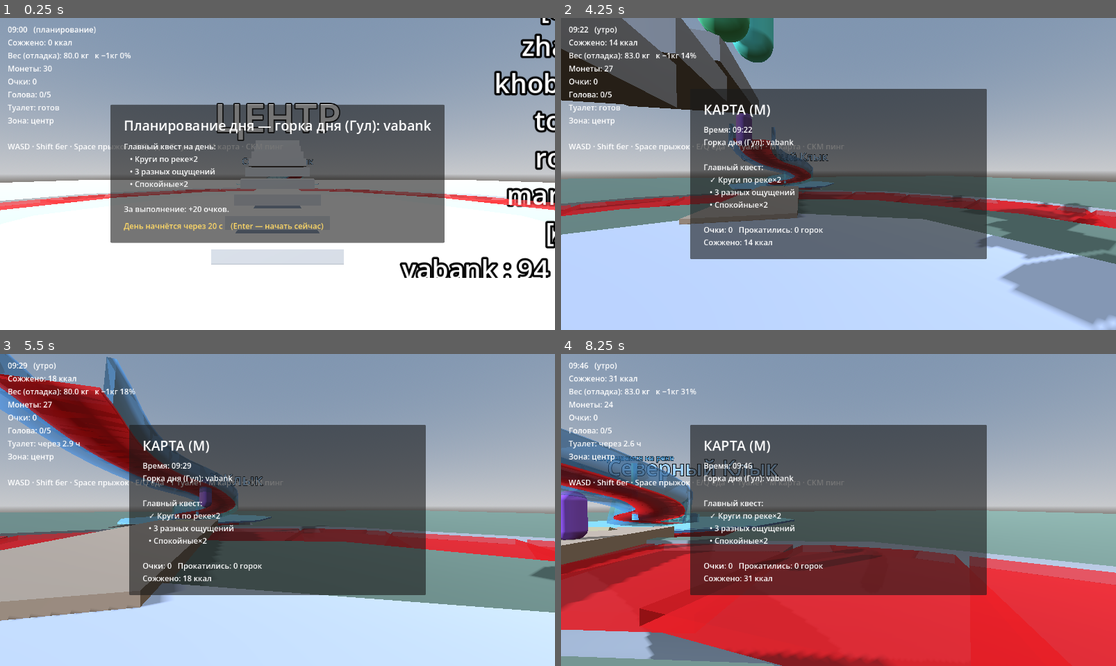
Above: before the commit, frames 1-4 (two rows, left to right).
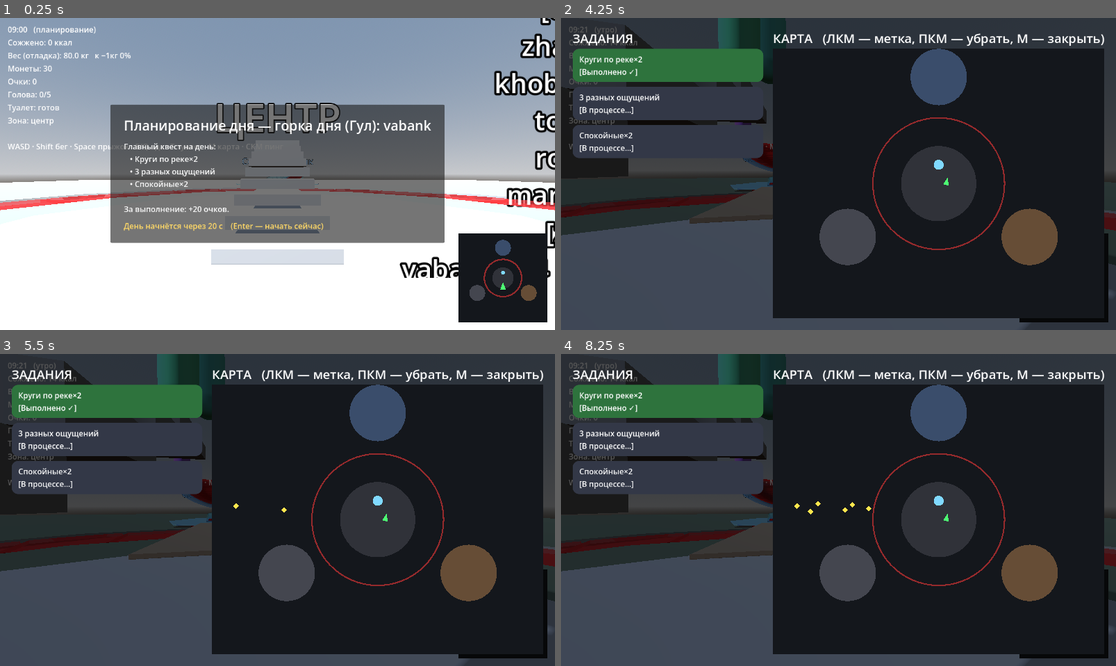
Above: after the commit, the same moments.

Repository: evangelipeep/Red-Wave
Game: Godot game, scene res://world/ParkGreybox.tscn
Two runs of this game, one before a commit and one after it. Both use one fixed random seed, a clock stepped at 60 frames per second and the inputs below. The project has no main scene, so this scene is started directly.
Inputs (mouse positions are in pixels of both pictures, inside the frame that each line leads up to):
- Up to frame 1 (0.25 s): no input
- Up to frame 2 (4.25 s): tap Enter (ui_accept) at 0.5, 0.6, 1.55, 2.3, 3.05, 3.8 s; move the mouse to (960, 158) at 0.52 s; hold D (move_right) 0.53-1.28 s; click (960, 158) at 0.67 s; tap Space (jump) at 0.77, 1.52, 3.02, 3.77 s; move the mouse to (810, 174) at 1.27 s; hold W (move_forward) from 1.28 s (still down); tap Q (eat_meal) at 1.35 s; click (810, 174) at 1.42 s; move the mouse to (849, 167) at 2.02 s; hold E (eat_snack) 2.03-2.78 s; click (849, 167) at 2.17 s; move the mouse to (832, 180) at 2.77 s; tap Middle mouse button (ping) at 2.85 s; click (832, 180) at 2.92 s; move the mouse to (877, 177) at 3.52 s; hold Shift (sprint) from 3.53 s (still down); click (877, 177) at 3.67 s; tap M (map) at 4.15 s
- Up to frame 3 (5.5 s): keep holding W (move_forward); move the mouse to (233, 506) at 4.27 s; release Shift (sprint) at 4.28 s; tap T (toilet) at 4.35 s; click (233, 506) at 4.42 s; tap Space (jump) at 4.52 s; tap Enter (ui_accept) at 4.55, 5.1 s; move the mouse to (283, 510) at 5.02 s; click (283, 510) at 5.17 s
- Up to frame 4 (8.25 s): move the mouse to (816, 503) at 5.77 s; release W (move_forward) at 5.78 s; hold D (move_right) 5.78-6.53 s; tap Enter (ui_accept) at 5.85, 6.8, 7.55 s; click (816, 503) at 5.92 s; tap Space (jump) at 6.02, 6.77, 7.52 s; move the mouse to (866, 510) at 6.52 s; hold Q (eat_meal) 6.53-7.28 s; hold W (move_forward) from 6.53 s (still down); click (866, 510) at 6.67 s; move the mouse to (810, 510) at 7.27 s; tap E (eat_snack) at 7.35 s; click (810, 510) at 7.42 s; move the mouse to (849, 503) at 8.02 s; hold Middle mouse button (ping) from 8.03 s (still down); click (849, 503) at 8.17 s

The runs differ from the first frame. In frame 1, 4.4% of the frame differs, in the area x 82-99%, y 69-98%; in frame 2, 97%; in frame 3, 96%; in frame 4, 98%, in the area x 0-100%, y 0-100%.

Commit message:
feat(map): полноэкранная карта M с карточками заданий, миникарта и приватные метки

Diff:
--- a/autoload/RunState.gd
+++ b/autoload/RunState.gd
@@ -11,6 +11,8 @@
 var rides_total: int = 0             # сколько горок проехал (прокси-прогресс, фаза 1)
 var dizziness_peak: int = 0          # пик головокружения за день (для финала)
 var score: int = 0                   # очки за день
+var markers: Array[Vector3] = []     # приватные метки игрока (карта M)
+var _zones_visited: Dictionary = {}  # для бонуса «первопроходец зоны»
 var _dizzy_decay_accum: float = 0.0
 
 const DIZZY_DECAY_EVERY := 6.0   # сек на −1 головокружения
@@ -25,12 +27,40 @@
 	rides_total = 0
 	dizziness_peak = 0
 	score = 0
+	markers.clear()
+	_zones_visited.clear()
 	EventBus.dizziness_changed.emit(Net.local_id(), dizziness)
 	EventBus.score_changed.emit(Net.local_id(), score)
 
 func add_score(delta: int) -> void:
 	score += delta
 	EventBus.score_changed.emit(Net.local_id(), score)
+
+# --- Приватные метки (карта M). ---
+func add_marker(pos: Vector3) -> void:
+	pos.y = 0.0
+	markers.append(pos)
+	if markers.size() > 6:
+		markers.pop_front()
+
+func remove_marker_near(pos: Vector3) -> void:
+	var best_i := -1
+	var best_d := 8.0
+	for i in markers.size():
+		var d := Vector2(markers[i].x - pos.x, markers[i].z - pos.z).length()
+		if d < best_d:
+			best_d = d
+			best_i = i
+	if best_i >= 0:
+		markers.remove_at(best_i)
+
+# Первый визит в зону за день → бонус «первопроходец».
+func visit_zone(zone: String) -> void:
+	if zone == "" or _zones_visited.has(zone):
+		return
+	_zones_visited[zone] = true
+	add_score(GameConstants.ZONE_FIRST)
+	EventBus.toast.emit("Первопроходец зоны! +%d очков" % GameConstants.ZONE_FIRST)
 
 func _process(delta: float) -> void:
 	if dizziness <= 0:
--- a/systems/slide/SlideRail.gd
+++ b/systems/slide/SlideRail.gd
@@ -26,6 +26,8 @@
 var _queue: Array = []                       # очередь: NPCAgent или PlayerController
 var _player_in_queue: PlayerController = null
 var _was_player_next: bool = false
+var _player_wait: float = 0.0                # сколько игрок ждал в очереди
+var _player_no_wait: bool = false            # прокатился почти без ожидания
 
 # Геометрия для NPC-запросов.
 var _top_local: Vector3
@@ -271,6 +273,7 @@
 		EventBus.toast.emit("Слишком большой вес (%.0f кг) — на горку не допускаем" % WeightSystem.kg)
 		return
 	_player_in_queue = body
+	_player_wait = 0.0
 	join_queue(body)
 
 func _on_mount_body_exited(body: Node3D) -> void:
@@ -281,6 +284,7 @@
 
 func _start_ride(player: PlayerController) -> void:
 	_rider = player
+	_player_no_wait = _player_wait < 4.0   # почти не стоял в очереди
 	_player_in_queue = null
 	_speed = base_speed
 	_follow.progress = 0.0
@@ -297,6 +301,7 @@
 	else:
 		_dispatch()
 	if _player_in_queue != null:
+		_player_wait += delta
 		EventBus.queue_update.emit(slide_id, queue_index(_player_in_queue), true)
 
 func _drive_player(delta: float) -> void:
@@ -352,6 +357,10 @@
 	_speed = 0.0
 	rider.dismount(_follow.global_transform, exit_vel)
 	EventBus.slide_completed.emit(Net.local_id(), slide_id)
+	if _player_no_wait:
+		_player_no_wait = false
+		RunState.add_score(GameConstants.NO_LONG_QUEUE_BONUS)
+		EventBus.toast.emit("Без очереди! +%d" % GameConstants.NO_LONG_QUEUE_BONUS)
 	await get_tree().create_timer(0.8).timeout
 	if is_instance_valid(_mount):
 		_mount.monitoring = true
--- a/systems/zone/ZoneTracker.gd
+++ b/systems/zone/ZoneTracker.gd
@@ -13,6 +13,7 @@
 func _on_enter(body: Node3D) -> void:
 	if body is PlayerController:
 		RunState.current_zone = zone_id
+		RunState.visit_zone(zone_id)
 
 func _on_exit(body: Node3D) -> void:
 	if body is PlayerController and RunState.current_zone == zone_id:
--- a/ui/FinaleScreen.gd
+++ b/ui/FinaleScreen.gd
@@ -14,7 +14,10 @@
 	_body.text = _format()
 
 func _process(_delta: float) -> void:
-	if visible and Input.is_action_just_pressed("ui_accept"):
+	if not visible:
+		return
+	_body.text = _format()   # подхватываем поздние начисления (Баллада, доплата квеста)
+	if Input.is_action_just_pressed("ui_accept"):
 		get_tree().reload_current_scene()
 
 func _format() -> String:
--- a/ui/HUD.tscn
+++ b/ui/HUD.tscn
@@ -1,6 +1,7 @@
-[gd_scene load_steps=2 format=3 uid="uid://drwhud00001"]
+[gd_scene load_steps=3 format=3 uid="uid://drwhud00001"]
 
 [ext_resource type="Script" path="res://ui/HUD.gd" id="1"]
+[ext_resource type="Script" path="res://ui/MapView.gd" id="2"]
 
 [node name="HUD" type="CanvasLayer"]
 script = ExtResource("1")
@@ -54,3 +55,16 @@
 theme_override_font_sizes/font_size = 26
 horizontal_alignment = 1
 text = ""
+
+[node name="Minimap" type="Control" parent="."]
+anchor_left = 1.0
+anchor_top = 1.0
+anchor_right = 1.0
+anchor_bottom = 1.0
+offset_left = -200.0
+offset_top = -200.0
+offset_right = -16.0
+offset_bottom = -16.0
+mouse_filter = 2
+script = ExtResource("2")
+world_span = 100.0
--- a/ui/MapOverlay.gd
+++ b/ui/MapOverlay.gd
@@ -1,30 +1,77 @@
 extends CanvasLayer
-## Карта (M) — заглушка фазы 1. Приватная памятка: время, горка дня (Гул),
-## главный квест и прогресс. Позже здесь будут метки и миникарта (фаза 2–3).
-## День НЕ ставится на паузу — это быстрый взгляд на ходу.
+## Карта (M): на весь экран. Слева — карточки заданий со статусом (в процессе /
+## выполнено / провалено), справа — карта парка с метками (ЛКМ ставит, ПКМ убирает).
+## Открытие ставит игру на паузу (process_mode=ALWAYS у этого узла).
 
-@onready var _body: Label = $Center/Panel/Margin/V/Body
+@onready var _cards: VBoxContainer = $HBox/Left/Scroll/Cards
+@onready var _map: MapView = $HBox/Right/BigMap
+
+var _open: bool = false
+var _card_lbls: Array = []   # [{lbl, sb, i, atom}]
 
 func _ready() -> void:
 	visible = false
+	EventBus.run_started.connect(_rebuild_cards)
 
 func _unhandled_input(event: InputEvent) -> void:
-	if event.is_action_pressed("map") and Clock.running:
-		visible = not visible
+	if event.is_action_pressed("map") and (Clock.running or _open):
+		_toggle()
+
+func _toggle() -> void:
+	_open = not _open
+	visible = _open
+	get_tree().paused = _open
+	Input.mouse_mode = Input.MOUSE_MODE_VISIBLE if _open else Input.MOUSE_MODE_CAPTURED
+	if _open:
+		_rebuild_cards()
 
 func _process(_delta: float) -> void:
-	if not visible:
-		return
-	_body.text = _format()
+	if visible:
+		_update_cards()
 
-func _format() -> String:
-	var s := "Время: %s\n" % Clock.game_time_string()
-	s += "Горка дня (Гул): %s\n\n" % Hype.day_slide
-	s += "Главный квест:\n"
+func _rebuild_cards() -> void:
+	for c in _cards.get_children():
+		c.queue_free()
+	_card_lbls.clear()
 	for i in RunState.main_quest.size():
-		var a: Dictionary = RunState.main_quest[i]
-		var mark := "✓" if QuestTracker.is_done(i) else "•"
-		s += "   %s %s\n" % [mark, str(a.get("name", "?"))]
-	s += "\nОчки: %d   Прокатились: %d горок\n" % [RunState.score, RunState.rides_total]
-	s += "Сожжено: %.0f ккал" % WeightSystem.calories_burned
-	return s
+		var atom: Dictionary = RunState.main_quest[i]
+		var sb := StyleBoxFlat.new()
+		sb.set_corner_radius_all(14)
+		sb.content_margin_left = 14
+		sb.content_margin_right = 14
+		sb.content_margin_top = 10
+		sb.content_margin_bottom = 10
+		var card := PanelContainer.new()
+		card.add_theme_stylebox_override("panel", sb)
+		card.size_flags_horizontal = Control.SIZE_EXPAND_FILL
+		var lbl := Label.new()
+		lbl.autowrap_mode = TextServer.AUTOWRAP_WORD_SMART
+		card.add_child(lbl)
+		_cards.add_child(card)
+		_card_lbls.append({"lbl": lbl, "sb": sb, "i": i, "atom": atom})
+	_update_cards()
+
+func _update_cards() -> void:
+	for e in _card_lbls:
+		var i: int = e["i"]
+		var atom_name: String = str((e["atom"] as Dictionary).get("name", "?"))
+		var st := _status(i)
+		var word := ""
+		match st:
+			"done":
+				(e["sb"] as StyleBoxFlat).bg_color = Color(0.18, 0.45, 0.24)
+				word = "Выполнено ✓"
+			"failed":
+				(e["sb"] as StyleBoxFlat).bg_color = Color(0.48, 0.18, 0.18)
+				word = "Провалено ✗"
+			_:
+				(e["sb"] as StyleBoxFlat).bg_color = Color(0.20, 0.22, 0.28)
+				word = "В процессе…"
+		(e["lbl"] as Label).text = "%s\n[%s]" % [atom_name, word]
+
+func _status(i: int) -> String:
+	if QuestTracker.is_done(i):
+		return "done"
+	if not Clock.running and Clock.day_fraction >= 1.0:
+		return "failed"
+	return "active"
--- a/ui/MapOverlay.tscn
+++ b/ui/MapOverlay.tscn
@@ -1,29 +1,52 @@
-[gd_scene load_steps=2 format=3 uid="uid://drwmapov00001"]
+[gd_scene load_steps=3 format=3 uid="uid://drwmapov00001"]
 
 [ext_resource type="Script" path="res://ui/MapOverlay.gd" id="1"]
+[ext_resource type="Script" path="res://ui/MapView.gd" id="2"]
 
 [node name="MapOverlay" type="CanvasLayer"]
+process_mode = 3
 script = ExtResource("1")
 
-[node name="Center" type="CenterContainer" parent="."]
+[node name="Bg" type="ColorRect" parent="."]
 anchor_right = 1.0
 anchor_bottom = 1.0
+color = Color(0, 0, 0, 0.66)
 
-[node name="Panel" type="PanelContainer" parent="Center"]
+[node name="HBox" type="HBoxContainer" parent="."]
+anchor_right = 1.0
+anchor_bottom = 1.0
+offset_left = 24.0
+offset_top = 24.0
+offset_right = -24.0
+offset_bottom = -24.0
+theme_override_constants/separation = 20
 
-[node name="Margin" type="MarginContainer" parent="Center/Panel"]
-theme_override_constants/margin_left = 28
-theme_override_constants/margin_top = 24
-theme_override_constants/margin_right = 28
-theme_override_constants/margin_bottom = 24
+[node name="Left" type="VBoxContainer" parent="HBox"]
+size_flags_horizontal = 3
+size_flags_stretch_ratio = 1.0
 
-[node name="V" type="VBoxContainer" parent="Center/Panel/Margin"]
-custom_minimum_size = Vector2(560, 0)
+[node name="LTitle" type="Label" parent="HBox/Left"]
+theme_override_font_sizes/font_size = 26
+text = "ЗАДАНИЯ"
+
+[node name="Scroll" type="ScrollContainer" parent="HBox/Left"]
+size_flags_vertical = 3
+
+[node name="Cards" type="VBoxContainer" parent="HBox/Left/Scroll"]
+size_flags_horizontal = 3
 theme_override_constants/separation = 10
 
-[node name="Title" type="Label" parent="Center/Panel/Margin/V"]
-theme_override_font_sizes/font_size = 28
-text = "КАРТА (M)"
+[node name="Right" type="VBoxContainer" parent="HBox"]
+size_flags_horizontal = 3
+size_flags_stretch_ratio = 1.7
 
-[node name="Body" type="Label" parent="Center/Panel/Margin/V"]
-text = ""
+[node name="RTitle" type="Label" parent="HBox/Right"]
+theme_override_font_sizes/font_size = 26
+text = "КАРТА   (ЛКМ — метка, ПКМ — убрать, M — закрыть)"
+
+[node name="BigMap" type="Control" parent="HBox/Right"]
+size_flags_horizontal = 3
+size_flags_vertical = 3
+script = ExtResource("2")
+interactive = true
+world_span = 86.0
--- /dev/null
+++ b/ui/MapView.gd
@@ -0,0 +1,75 @@
+extends Control
+class_name MapView
+## Схематичная карта парка (2D-отрисовка): река-кольцо, плаза, зоны, горки,
+## игрок (стрелка) и приватные метки. Используется и как большая карта (M),
+## и как миникарта. Лёгкая — рисуется примитивами, без второй 3D-камеры.
+## interactive=true → ЛКМ ставит метку, ПКМ убирает ближайшую.
+
+@export var world_span: float = 92.0   # сколько метров мира влезает по меньшей стороне
+@export var interactive: bool = false
+
+const ZONE_COLORS := {
+	"klyk": Color(0.5, 0.7, 1.0),
+	"delta": Color(1.0, 0.7, 0.4),
+	"zero": Color(0.62, 0.62, 0.68),
+}
+
+func _process(_delta: float) -> void:
+	queue_redraw()
+
+func _scale() -> float:
+	return minf(size.x, size.y) / world_span
+
+func world_to_map(w: Vector3) -> Vector2:
+	return size * 0.5 + Vector2(w.x, w.z) * _scale()
+
+func map_to_world(p: Vector2) -> Vector3:
+	var d := (p - size * 0.5) / _scale()
+	return Vector3(d.x, 0.0, d.y)
+
+func _gui_input(event: InputEvent) -> void:
+	if not interactive:
+		return
+	if event is InputEventMouseButton and event.pressed:
+		var mb := event as InputEventMouseButton
+		if mb.button_index == MOUSE_BUTTON_LEFT:
+			RunState.add_marker(map_to_world(mb.position))
+		elif mb.button_index == MOUSE_BUTTON_RIGHT:
+			RunState.remove_marker_near(map_to_world(mb.position))
+
+func _draw() -> void:
+	var s := _scale()
+	draw_rect(Rect2(Vector2.ZERO, size), Color(0.08, 0.09, 0.11))
+	# Река-кольцо и плаза.
+	draw_arc(world_to_map(Vector3.ZERO), 21.0 * s, 0.0, TAU, 64, Color(0.8, 0.2, 0.2, 0.7), 3.0)
+	draw_circle(world_to_map(Vector3.ZERO), 12.0 * s, Color(0.3, 0.3, 0.34, 0.5))
+	# Зоны.
+	for z in get_tree().get_nodes_in_group("zone"):
+		var zt := z as ZoneTracker
+		if zt == null:
+			continue
+		var col: Color = ZONE_COLORS.get(zt.zone_id, Color.GRAY)
+		draw_circle(world_to_map(zt.global_position), 9.0 * s, Color(col.r, col.g, col.b, 0.35))
+	# Горки.
+	for sl in get_tree().get_nodes_in_group("slide"):
+		draw_circle(world_to_map((sl as Node3D).global_position), maxf(4.0, 1.6 * s), Color(0.5, 0.85, 1.0))
+	# Приватные метки.
+	for m in RunState.markers:
+		_draw_diamond(world_to_map(m), 6.0, Color(1.0, 0.9, 0.3))
+	# Игрок (стрелка по направлению взгляда).
+	var players := get_tree().get_nodes_in_group("player")
+	if not players.is_empty():
+		_draw_player((players[0] as Node3D))
+
+func _draw_player(p: Node3D) -> void:
+	var mp := world_to_map(p.global_position)
+	var fwd := -p.global_transform.basis.z
+	var d2 := Vector2(fwd.x, fwd.z)
+	d2 = d2.normalized() if d2.length() > 0.01 else Vector2.UP
+	var perp := Vector2(-d2.y, d2.x)
+	var pts := PackedVector2Array([mp + d2 * 10.0, mp - d2 * 6.0 + perp * 6.0, mp - d2 * 6.0 - perp * 6.0])
+	draw_colored_polygon(pts, Color(0.3, 1.0, 0.45))
+
+func _draw_diamond(c: Vector2, r: float, col: Color) -> void:
+	var pts := PackedVector2Array([c + Vector2(0, -r), c + Vector2(r, 0), c + Vector2(0, r), c + Vector2(-r, 0)])
+	draw_colored_polygon(pts, col)
--- a/world/RunBootstrap.gd
+++ b/world/RunBootstrap.gd
@@ -4,6 +4,11 @@
 
 @export var debug_run_length: float = 120.0   # короткий день для теста (реальные сек); боевое — 1800
 @export var use_planning: bool = true          # фаза планирования (ParkGreybox); тест горки — false
+
+const BALLAD_RADIUS := 13.0   # «красный круг» в центре — куда надо прийти к финалу
+
+var _ballad_started: bool = false
+var _ballad_attended: bool = false
 
 func _ready() -> void:
 	GameConstants.run_length = debug_run_length
@@ -14,8 +19,33 @@
 	RunState.main_quest = QuestGenerator.generate_main()
 	print("[Run] горка дня = %s, день = %.0f сек, атомов в квесте = %d" % [
 		Hype.day_slide, debug_run_length, RunState.main_quest.size()])
+	EventBus.scheduled_event.connect(_on_scheduled)
+	Clock.day_finished.connect(_on_day_end)
 	if use_planning:
 		EventBus.run_planning_started.emit()   # старт дня запускает PlanningOverlay
 	else:
 		Clock.start_run()
 		EventBus.run_started.emit()
+
+func _on_scheduled(ev: String) -> void:
+	if ev == "ballad":
+		_ballad_started = true
+		EventBus.toast.emit("Баллада начинается — идите в центр (красный круг)!")
+
+func _process(_delta: float) -> void:
+	if not _ballad_started or _ballad_attended:
+		return
+	var players := get_tree().get_nodes_in_group("player")
+	if players.is_empty():
+		return
+	var p := players[0] as Node3D
+	if Vector2(p.global_position.x, p.global_position.z).length() < BALLAD_RADIUS:
+		_ballad_attended = true
+
+func _on_day_end() -> void:
+	# Штраф только в настоящем парке (где есть зоны), не в тест-сцене горки.
+	if get_tree().get_nodes_in_group("zone").is_empty():
+		return
+	if _ballad_started and not _ballad_attended:
+		RunState.add_score(GameConstants.MISS_BALLAD)
+		EventBus.toast.emit("Пропустил Балладу! %d очка" % GameConstants.MISS_BALLAD)
